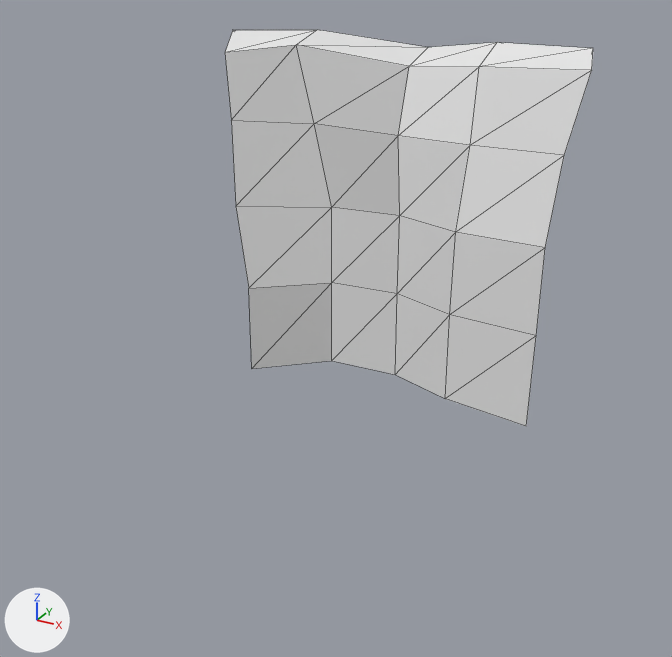
One commit to the glTF model public/models/tiramysu-waterfall.glb: the scene before it, then after it.
Rendered twice from a 50 mm lens placed at (9.17, -23.47, 13.03), pointed at (1.84, -10.14, 6.37). The axes (+X, +Y, +Z) are drawn at lower left. The lights are the same throughout. Mesh edges are drawn as thin lines. Where no turn or scale is listed for an object, it has been applied to the vertices.

Before the edit, the objects in view are built like this:
```python
me_plane_002 = bpy.data.meshes.new('Plane.002')
me_plane_002.from_pydata(...)  # 35 vertices, 48 faces; spans x -2.55..4.91, y -7.76..-4.17, z 3.72..10.99
ob_waterfall = bpy.data.objects.new('Waterfall', me_plane_002)
ob_waterfall.location = (0.0, 0.0, 0.0)
```
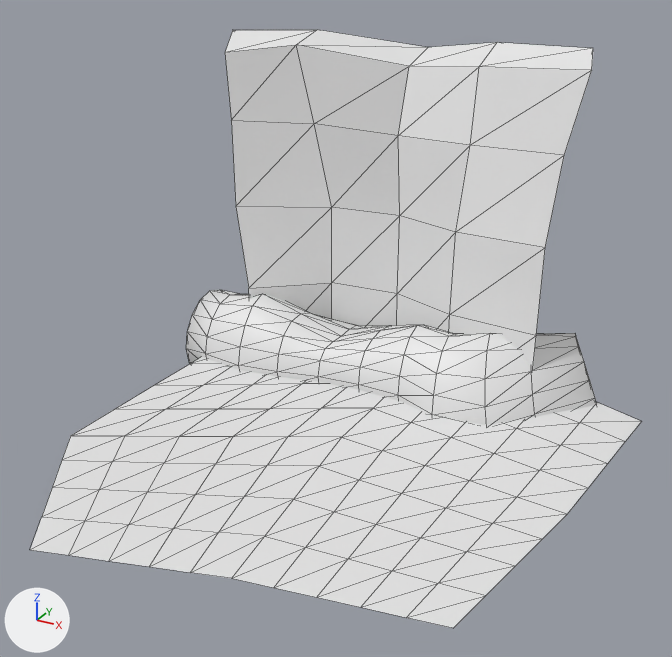
Commit message: added foam

What differs and where, as boxes (x1, y1, x2, y2) in the pictures (672 x 657 px):
'Pond', added: after (30, 357, 641, 628)
'Foam', added: after (186, 290, 597, 425)

The change, as a list of edits to the scene's bpy script:
```text
Add me_cylinder_008:
    me_cylinder_008.from_pydata(...)  # 176 vertices, 348 faces; spans x -4.2..4.54, y -1.42..2.42, z -1.17..1.32
Add me_plane_001:
    me_plane_001.from_pydata(...)  # 99 vertices, 160 faces; spans x -2.61..6.72, y -15.38..-4.84, z 4.11
Add ob_foam:
    ob_foam = bpy.data.objects.new('Foam', me_cylinder_008)
    ob_foam.location = (1.29, -7.19, 4.23)
Add ob_pond:
    ob_pond = bpy.data.objects.new('Pond', me_plane_001)
    ob_pond.location = (0.0, 0.0, 0.0)
```
